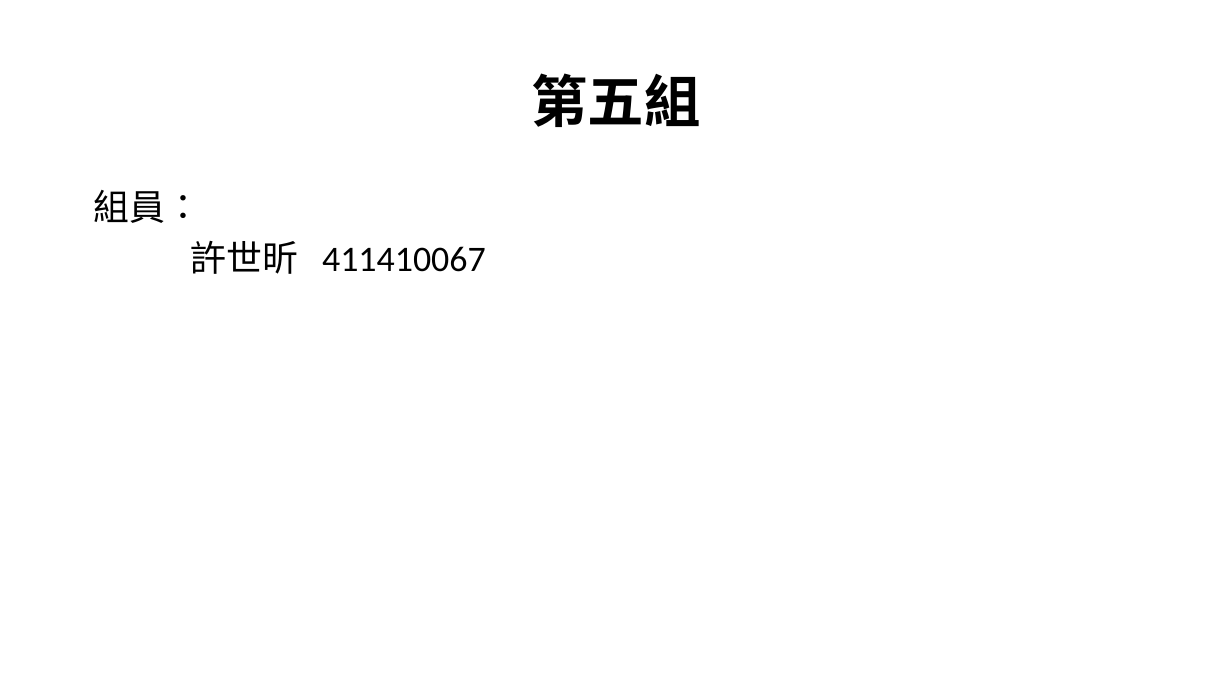
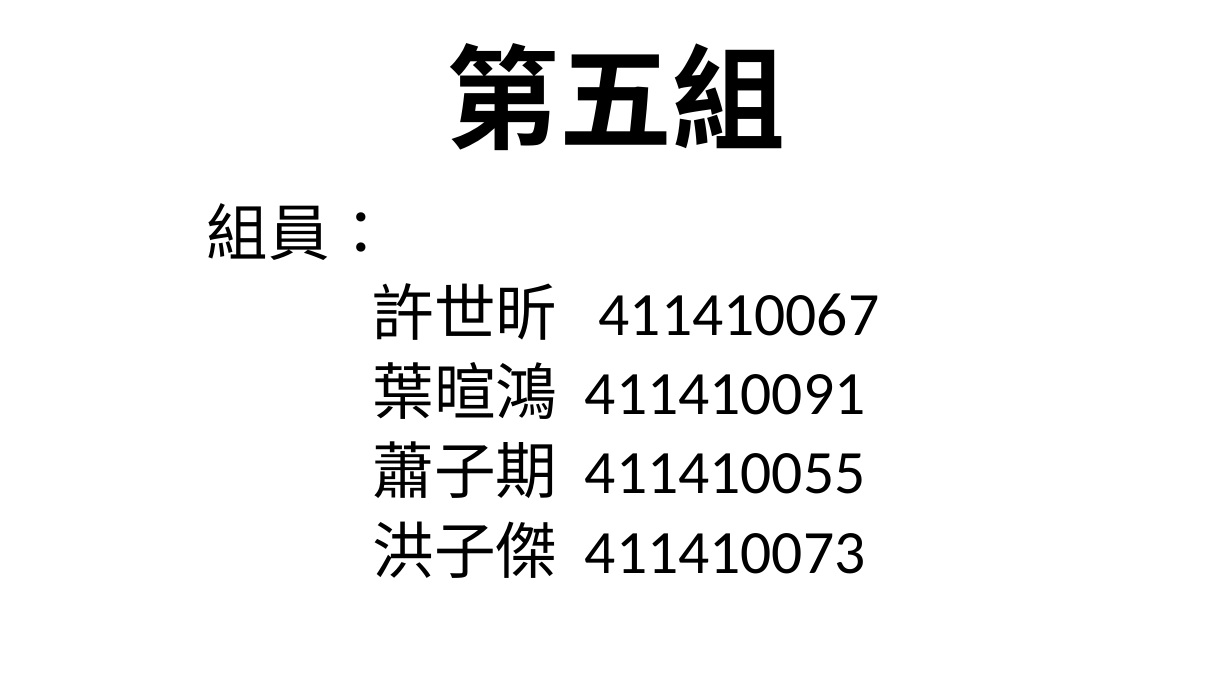
Before and after one commit to 1508leo/PD_Final_Project, a slide deck: slide 1 of Store/outline.pptx. Drawn at 1232x693 pixels with LibreOffice and Linux fonts; fonts in the diff are those of the drawing. Boxes give left, top, right and bottom in pixels: in the first picture for what was removed or moved away, otherwise in the second. Text is boxed around its words. In the diff, an @@ line names an element or a change of style, - is before the commit and + after.

```diff
--- a/Store/outline.pptx
+++ b/Store/outline.pptx
@@ title "第五組" at (447, 43, 786, 151): size 44 to 88 pt @@
@@ text "組員：": place and size @@
-text "組員：" at (94, 190, 486, 274)
+text "組員：" at (207, 203, 879, 578)
@@ text at (207, 203, 879, 340): size 28 to 48 pt in "組員：", "許世昕 411410067" @@
@@ text at (373, 362, 865, 578): paragraphs added @@
+葉暄鴻 411410091
+蕭子期 411410055
+洪子傑 411410073
```
Also in this commit, not shown: 4 other slides changed, 1 other file.
